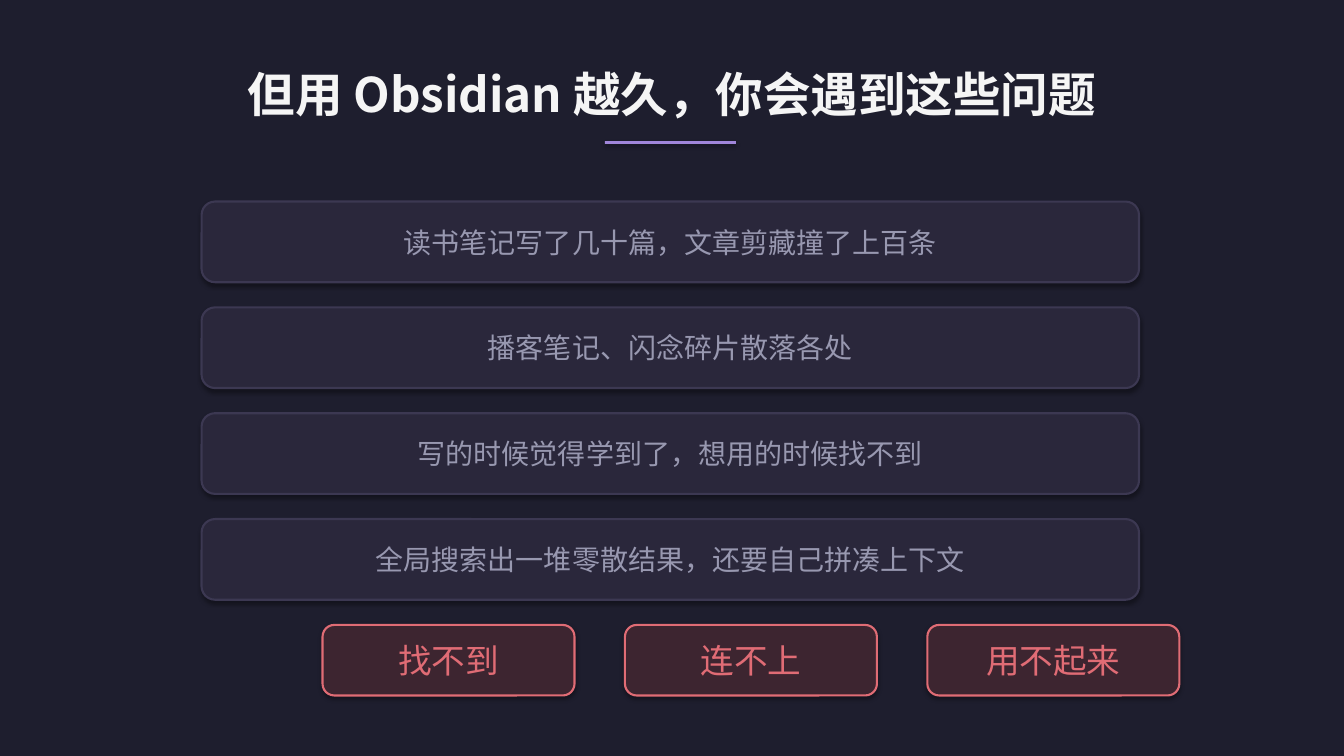
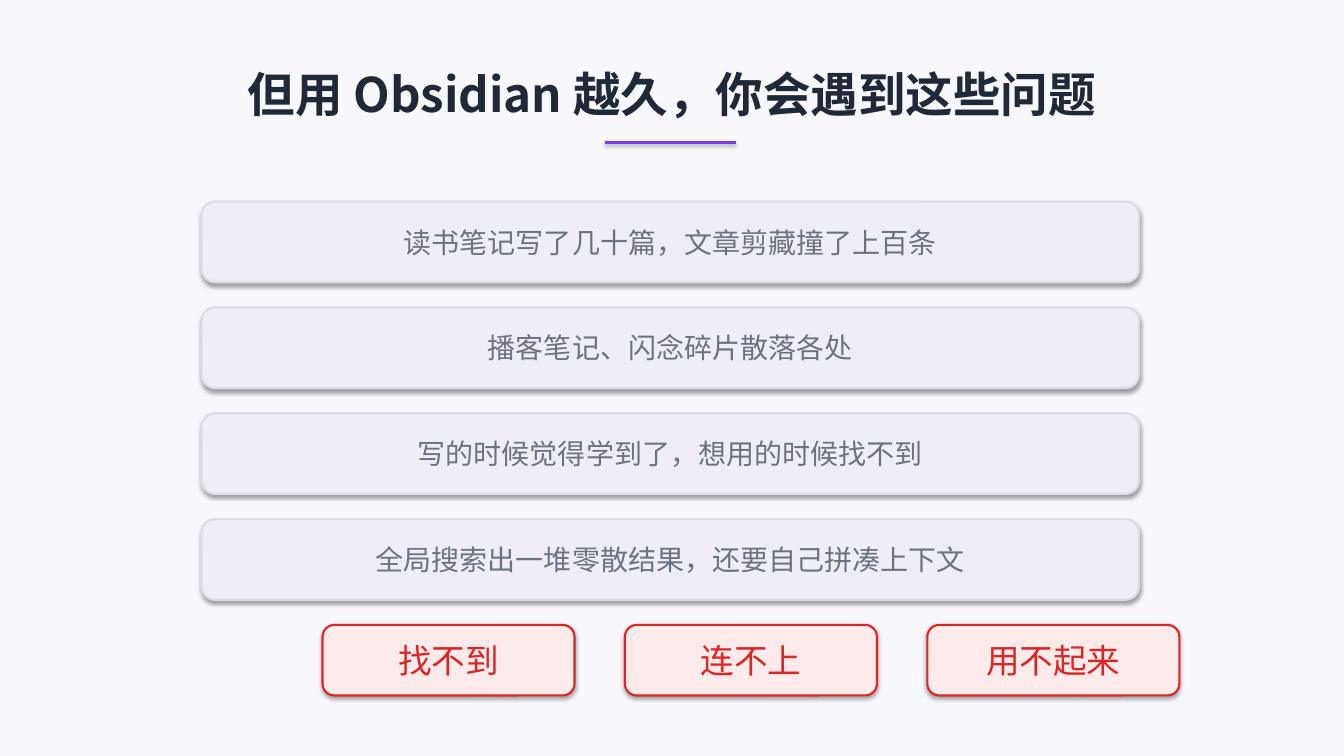
Before and after one commit to graceruowenwang/obsidian-second-brain, a slide deck: slide 3 of site/SecondBrain-Bilibili.pptx. Drawn at 1344x756 pixels with LibreOffice and Linux fonts; fonts in the diff are those of the drawing. Boxes give left, top, right and bottom in pixels: in the first picture for what was removed or moved away, otherwise in the second. Text is boxed around its words. In the diff, an @@ line names an element or a change of style, - is before the commit and + after.

Commit message:
feat: PPT 改为浅色主题，新增健康检查和生态插件页，重写分镜脚本
PPT 主题从暗色 Obsidian 风格切换为浅色背景+紫色点缀，新增知识健康度检查
和配套插件推荐两个幻灯片。分镜脚本全面重写为更自然口语化的旁白风格。

```diff
--- a/site/SecondBrain-Bilibili.pptx
+++ b/site/SecondBrain-Bilibili.pptx
@@ background #1E1E2E to #F8F7FC @@
@@ text "但用 Obsidian 越久，你会遇到这些问题" at (248, 71, 1096, 119): text colour #F5F5F5 to #1F2937 @@
@@ rectangle at (605, 141, 736, 144): fill #A086DA to #7C3AED @@
@@ text colour #9898B0 to #6B7280; fill #2A273B to #EFEDF6; outline #3C3852 1.5 pt to #DDDBE5 1.5 pt in 4 elements at (202, 202, 1139, 282), (202, 308, 1139, 388), (202, 413, 1139, 494), (202, 519, 1139, 600) @@
@@ text colour #E06C75 to #DC2626; fill #3D2530 to #FDEBEB; outline #E06C75 1.5 pt to #DC2626 1.5 pt in 3 elements at (323, 625, 575, 696), (625, 625, 877, 696), (928, 625, 1180, 696) @@
```
Also in this commit, not shown: 15 other slides changed, 2 slides added, 3 other files.
